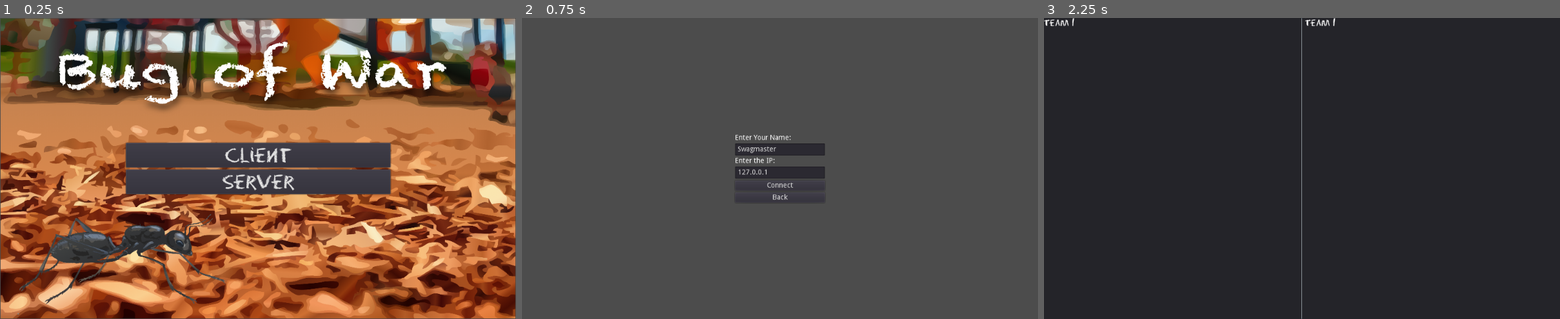
Above: before the commit, frames 1-3 (left to right).
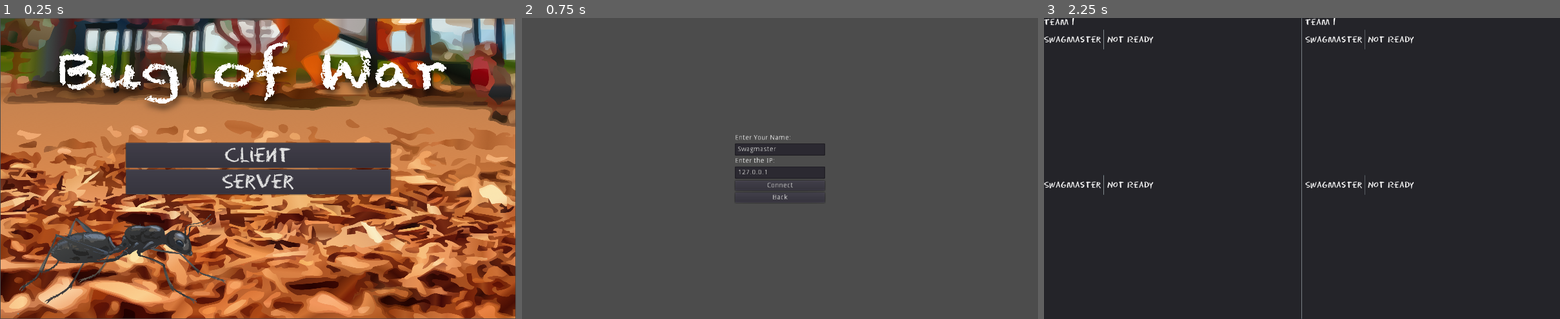
Above: after the commit, the same moments.

Repository: Luzzotica/BugOfWar
Game: Godot game, scene res://Entities/BugOfWar/BugOfWarLandingPage.tscn
Two runs of this game, one before a commit and one after it. Both use one fixed random seed, a clock stepped at 60 frames per second and the inputs below. The engine's default icon, where the game draws it, is replaced by a stand-in: a white triangle on a blue panel in a dark square.
Inputs:
- Up to frame 1 (0.25 s): no input
- Up to frame 2 (0.75 s): click "Client" at 0.5 s
- Up to frame 3 (2.25 s): click "Back" at 1.25 s; click "Server" at 2 s

The runs differ from the first frame. In frame 1, 2.0% of the frame differs, in the area x 0-100%, y 0-100%; in frame 2, 0.2%; in frame 3, 1.1%.

Commit message:
Setup the project in stretch mode, fixed issues with lobby

Diff:
--- a/Entities/BugOfWar/FoodSpawnArea.gd
+++ b/Entities/BugOfWar/FoodSpawnArea.gd
@@ -6,8 +6,8 @@
 export(float) var max_wait_time_seconds = 5
 export(PackedScene) var Food
 
-onready var food_group: Node = $"FoodGroup"
-onready var spawn_area_shape: CollisionShape2D = $"SpawnArea/Shape"
+onready var food_group: Node = $FoodGroup
+onready var spawn_area_shape: CollisionShape2D = $SpawnArea/Shape
 onready var spawn_area_rect: RectangleShape2D = spawn_area_shape.shape
 onready var spawn_timer: Timer = $SpawnTimer
 
--- a/Scripts/Controllers/ClientController.gd
+++ b/Scripts/Controllers/ClientController.gd
@@ -62,11 +62,12 @@
 	lobby.visible = false
 	controller_container.visible = false
 
+
 """ SIGNALS """
-
 
 func _on_state_connect():
 	set_controller_state(ControllerState.HOME)
+	lobby_ready = false
 
 
 func _on_lobby(team_count: int):
--- a/Scripts/Controllers/LobbyTeam.gd
+++ b/Scripts/Controllers/LobbyTeam.gd
@@ -7,14 +7,13 @@
 var members: Dictionary = {}
 var max_members: int = 4
 
-# Called when the node enters the scene tree for the first time.
-func _ready():
-	pass # Replace with function body.
-
 
 func add_member(member: PlayerController, ready: bool) -> bool:
 	if members.size() == max_members:
 		print("Max team size reached")
+		return false
+	elif member in members:
+		print("Member already exists")
 		return false
 
 	var member_component = lobby_team_member.instance()
--- a/Scripts/Controllers/LobbyTeam.tscn
+++ b/Scripts/Controllers/LobbyTeam.tscn
@@ -8,24 +8,40 @@
 font_data = ExtResource( 2 )
 
 [node name="LobbyTeam" type="Control"]
-anchor_right = 1.0
-anchor_bottom = 1.0
+anchor_left = 0.01
+anchor_top = 0.01
+anchor_right = 0.99
+anchor_bottom = 0.99
 size_flags_horizontal = 3
 size_flags_vertical = 3
 script = ExtResource( 1 )
 lobby_team_member = ExtResource( 3 )
 
 [node name="VBoxContainer" type="VBoxContainer" parent="."]
-margin_right = 40.0
-margin_bottom = 40.0
+anchor_right = 1.0
+anchor_bottom = 1.0
 
 [node name="Team" type="Label" parent="VBoxContainer"]
-margin_right = 60.0
+margin_right = 1003.0
 margin_bottom = 20.0
 custom_fonts/font = SubResource( 1 )
 text = "Team 1"
 
 [node name="TeamMembers" type="VBoxContainer" parent="VBoxContainer"]
 margin_top = 24.0
-margin_right = 60.0
-margin_bottom = 24.0
+margin_right = 1003.0
+margin_bottom = 588.0
+size_flags_horizontal = 3
+size_flags_vertical = 3
+
+[node name="LobbyTeamMember" parent="VBoxContainer/TeamMembers" instance=ExtResource( 3 )]
+anchor_right = 0.0
+anchor_bottom = 0.0
+margin_right = 1003.0
+
+[node name="LobbyTeamMember2" parent="VBoxContainer/TeamMembers" instance=ExtResource( 3 )]
+anchor_right = 0.0
+anchor_bottom = 0.0
+margin_top = 284.0
+margin_right = 1003.0
+margin_bottom = 284.0
--- a/Scripts/Controllers/LobbyTeamMember.tscn
+++ b/Scripts/Controllers/LobbyTeamMember.tscn
@@ -13,7 +13,7 @@
 anchor_right = 1.0
 anchor_bottom = 1.0
 size_flags_horizontal = 3
-size_flags_vertical = 3
+size_flags_vertical = 2
 script = ExtResource( 1 )
 
 [node name="HBoxContainer" type="HBoxContainer" parent="."]
--- a/project.godot
+++ b/project.godot
@@ -46,6 +46,11 @@
 InputManager="*res://Scripts/Managers/InputManager.tscn"
 RandomCoordinateFactory="*res://Scripts/RandomCoordinateFactory.tscn"
 NaturalDisasterFactory="*res://Entities/BugOfWar/Disasters/NaturalDisasterFactory.tscn"
+
+[display]
+
+window/stretch/mode="2d"
+window/stretch/aspect="keep"
 
 [global]
 
